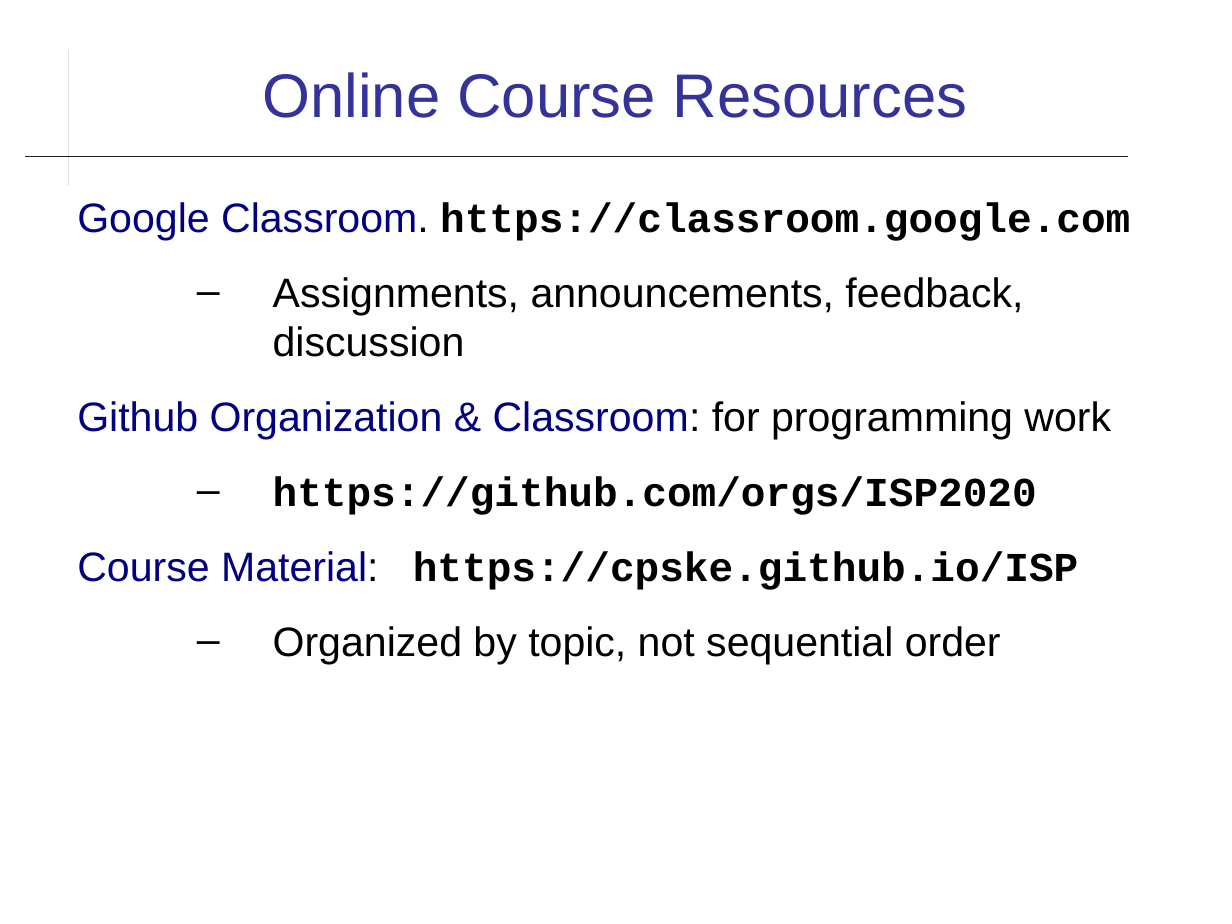
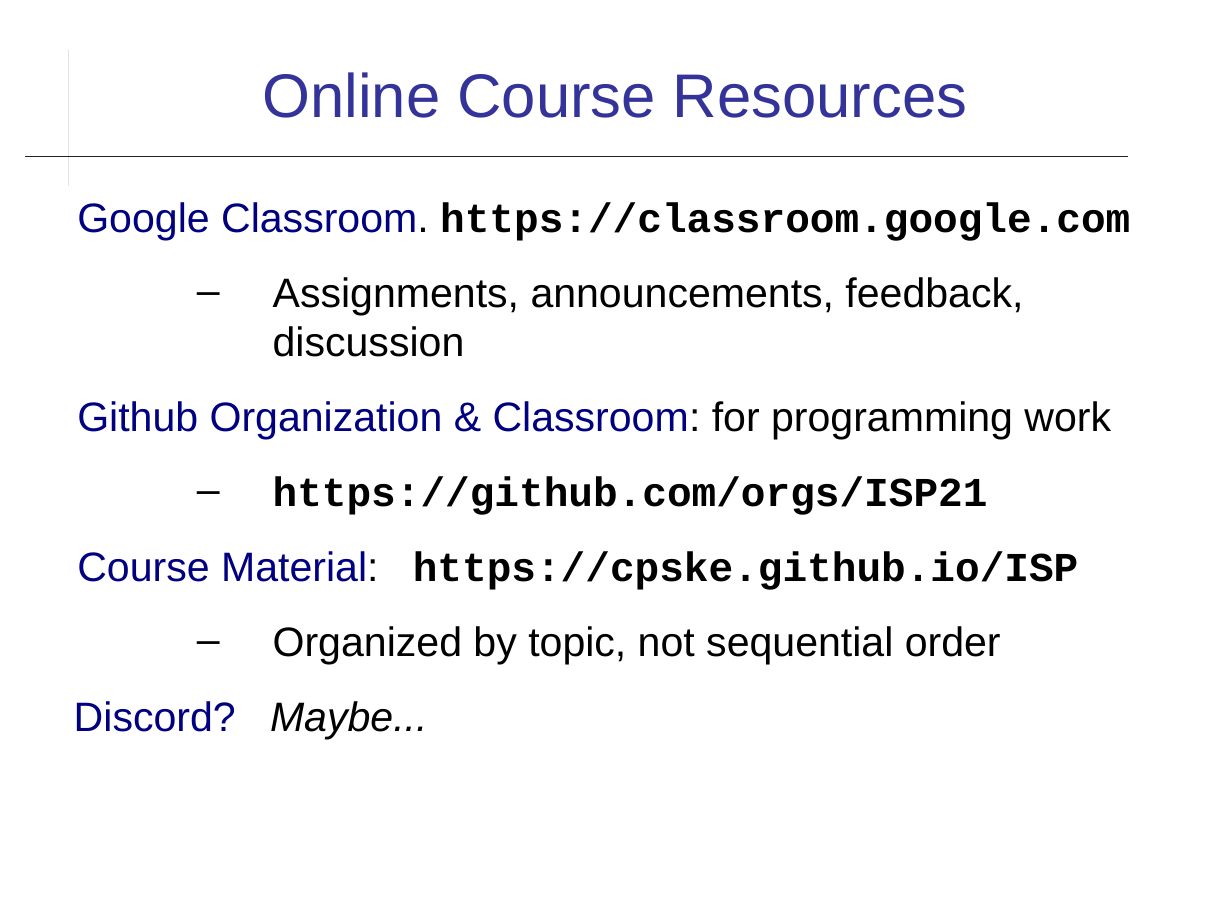
Before and after one commit to cpske/ISP, a slide deck: slide 16 of introduction/Introduction-to-Course.odp. Drawn at 1232x924 pixels with LibreOffice and Linux fonts; fonts in the diff are those of the drawing. Boxes give left, top, right and bottom in pixels: in the first picture for what was removed or moved away, otherwise in the second. Text is boxed around its words. In the diff, an @@ line names an element or a change of style, - is before the commit and + after.

```diff
--- a/introduction/Introduction-to-Course.odp
+++ b/introduction/Introduction-to-Course.odp
@@ text at bbox=[273, 476, 988, 515]: text changed @@
-  – https://github.com/orgs/ISP2020
+  – https://github.com/orgs/ISP21
@@ text at bbox=[74, 701, 427, 739]: paragraph added @@
+Discord? Maybe...
```
Also in this commit, not shown: 10 other slides changed, 14 other files.
